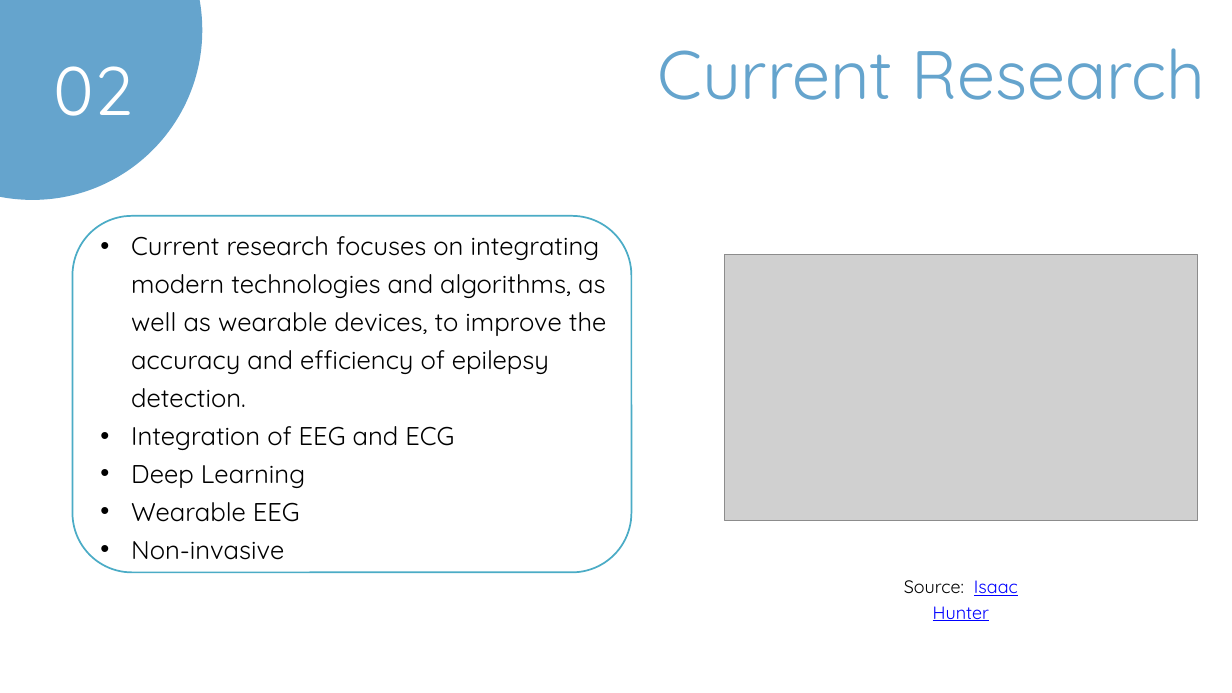
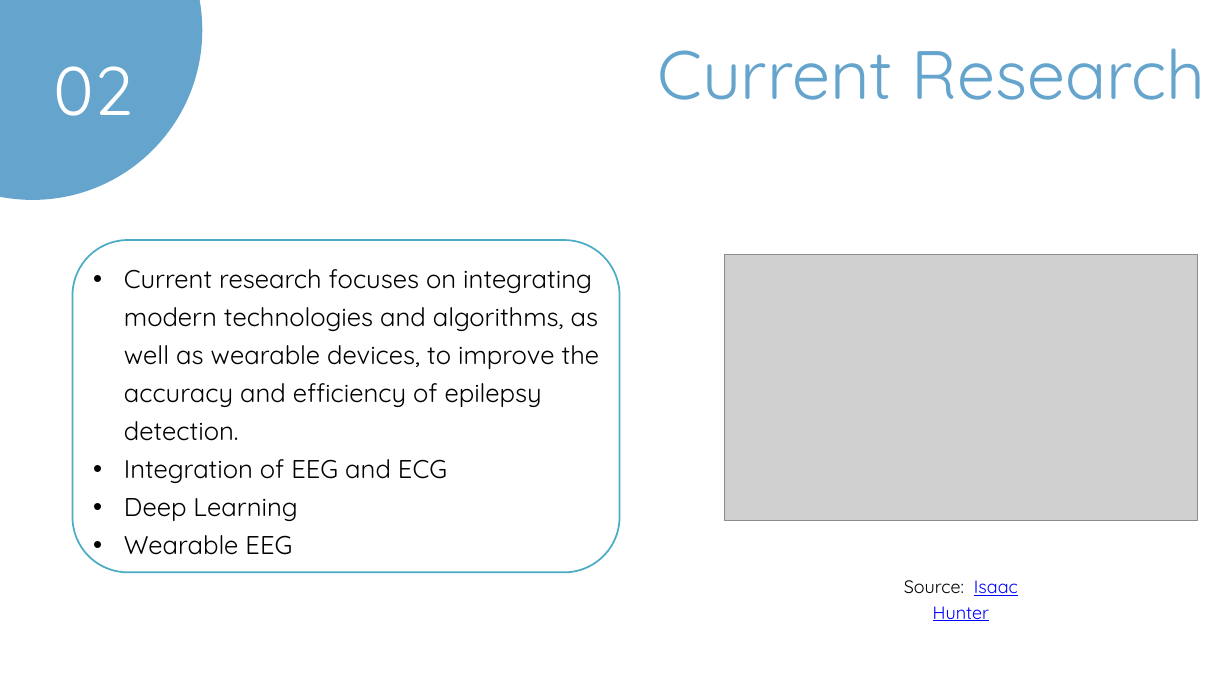
Before and after one commit to SucreCC/dissertation, a slide deck: slide 4 of slides/Dissertation.pptx. Drawn at 1232x693 pixels with LibreOffice and Linux fonts; fonts in the diff are those of the drawing; grey boxes stand for pictures. Boxes give left, top, right and bottom in pixels: in the first picture for what was removed or moved away, otherwise in the second. Text is boxed around its words. In the diff, an @@ line names an element or a change of style, - is before the commit and + after.

Commit message:
update slide

```diff
--- a/slides/Dissertation.pptx
+++ b/slides/Dissertation.pptx
@@ rounded rectangle: place and size @@
-rounded rectangle at (73,216,631,572)
+rounded rectangle at (73,240,620,572)
@@ text "Current research focuses on integrating ...": place and size @@
-text "Current research focuses on integrating ..." at (131,236,607,560)
+text "Current research focuses on integrating ..." at (124,269,600,555)
@@ text at (131,541,284,560): paragraph removed @@
-• Non-invasive
```
